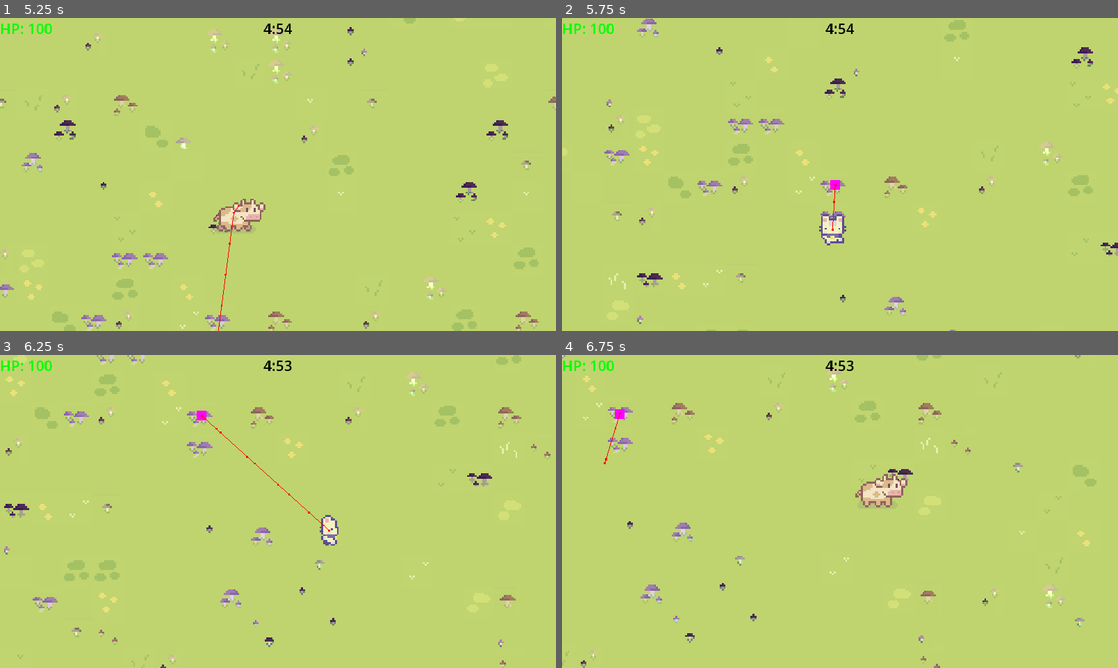
Above: before the commit, frames 1-4 (two rows, left to right).
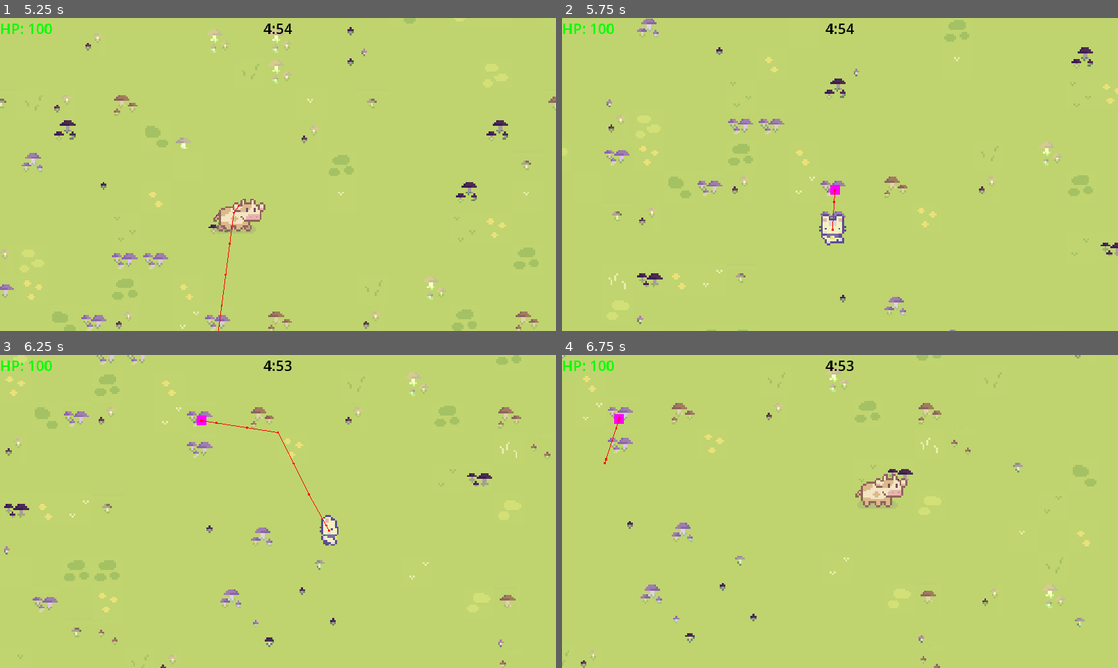
Above: after the commit, the same moments.

Repository: pick-ax-e/Mini-Jam-156-Jame-Gam-29
Game: Godot game, scene res://scenes/trent-test-scene.tscn
Two runs of this game, one before a commit and one after it. Both use one fixed random seed, a clock stepped at 60 frames per second and the inputs below. This scene is started directly instead of the project's main scene.
Inputs:
- Up to frame 1 (5.25 s): tap Enter at 0.5 s; hold D (move_right) 0.53-1.28 s; hold 1 (attack1) 0.53-1.28 s; hold S (move_back) 1.28-2.03 s; tap 2 (attack2) at 1.35, 2.85, 4.35 s; hold D (move_right) 2.03-2.78 s; hold 1 (attack1) 2.03-2.78 s; hold W (move_forward) 2.78-3.53 s; hold 1 (attack1) 3.53-4.28 s; hold A (move_left) 3.53-5.03 s; hold S (move_back) from 5.03 s (still down); hold 1 (attack1) from 5.03 s (still down)
- Up to frame 2 (5.75 s): keep holding S (move_back); keep holding 1 (attack1)
- Up to frame 3 (6.25 s): release S (move_back) at 5.78 s; release 1 (attack1) at 5.78 s; hold D (move_right) from 5.78 s (still down); tap 2 (attack2) at 5.85 s
- Up to frame 4 (6.75 s): release D (move_right) at 6.53 s; hold W (move_forward) from 6.53 s (still down); hold 1 (attack1) from 6.53 s (still down)

Frame 1 is identical in both runs. In frame 2, less than 0.1% of the frame differs, in the area x 48-50%, y 51-66%; in frame 3, 0.2%, in the area x 35-60%, y 17-56%; in frame 4, less than 0.1%.

Commit message:
removed another spamming print

Diff:
--- a/scenes/enemy.tscn
+++ b/scenes/enemy.tscn
@@ -14,8 +14,8 @@
 lunge_speed = 1000.0
 lunge_distance = 300.0
 type = "Basic"
-health = 10
-attack_damage = 10
+health = 10.0
+attack_damage = 10.0
 speed = 500.0
 
 [node name="CollisionShape2D" type="CollisionShape2D" parent="."]
--- a/scenes/trent-test-scene.tscn
+++ b/scenes/trent-test-scene.tscn
@@ -28,5 +28,3 @@
 
 [node name="Enemy" parent="Area2D" instance=ExtResource("3_b3slm")]
 position = Vector2(-2, 200)
-health = 0.0
-attack_damage = 0.0
--- a/scripts/enemy/enemy.gd
+++ b/scripts/enemy/enemy.gd
@@ -43,10 +43,7 @@
 # Handles the movement of an enemy
 func move_to_target(delta: float):
 	if navigation_agent.is_navigation_finished() || is_attacking:
-		print("Test")
-		navigation_agent.set_velocity_forced(Vector2.ZERO)
-		velocity = Vector2.ZERO
-		#move_and_slide()
+		navigation_agent.velocity = Vector2.ZERO
 		return
 
 	var target = navigation_agent.get_next_path_position()
